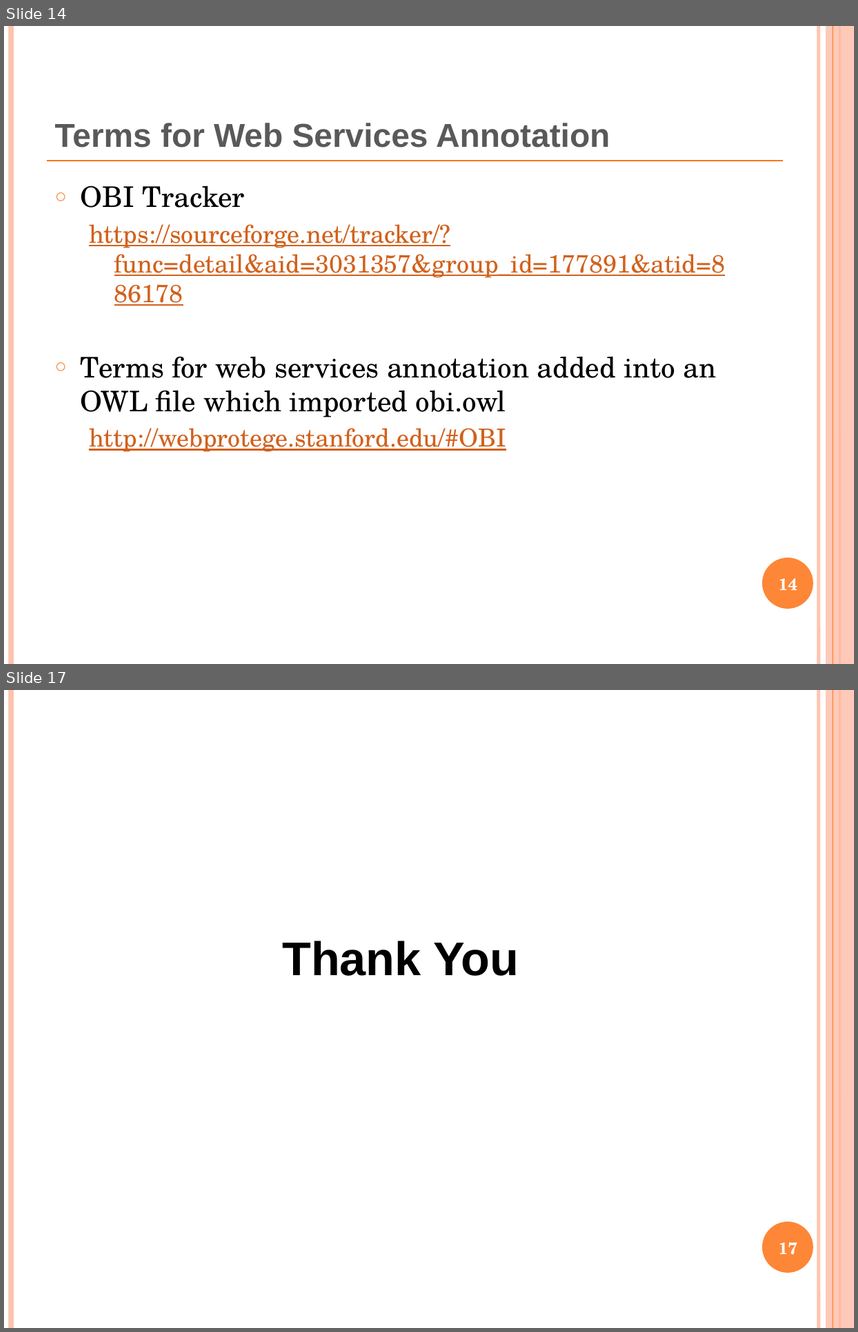
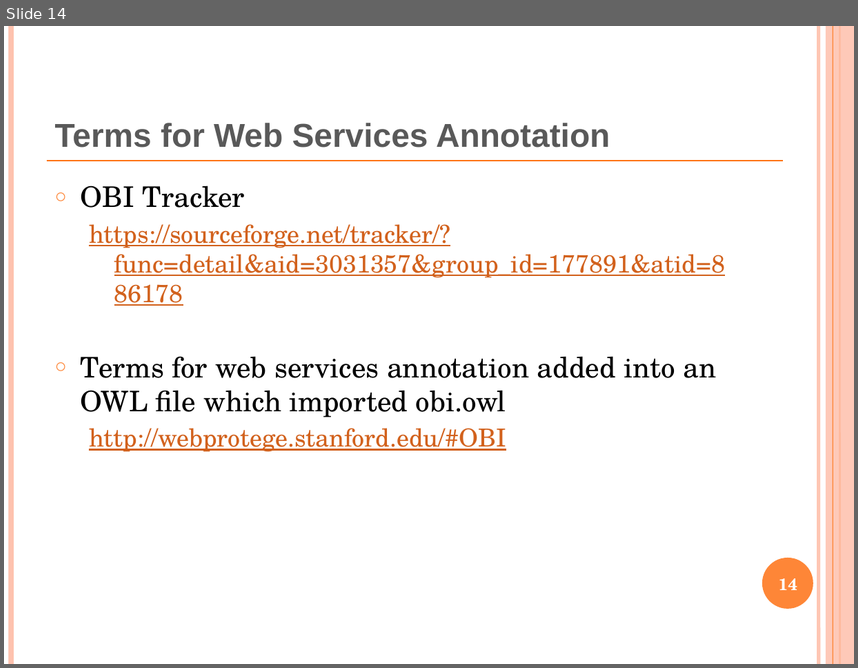
Before and after one commit to obi-ontology/obi-legacy-svn, a slide deck: trunk/docs/presentations/OBI workshop Oct 2011 Philly/WebService.pptx. Shown one above the other, each under a label of ours: slides 14 and 17 before the commit, slide 14 after it; the slides between them are not shown. The pictures are 858x1332 and 858x668 pixels, drawn with LibreOffice and Linux fonts; fonts in the diff are those of the drawing. Boxes give left, top, right and bottom in pixels: in the first picture for what was removed or moved away, otherwise in the second. Text is boxed around its words. In the diff, an @@ line names an element or a change of style, - is before the commit and + after.

```diff
--- a/trunk/docs/presentations/OBI workshop Oct 2011 Philly/WebService.pptx
+++ b/trunk/docs/presentations/OBI workshop Oct 2011 Philly/WebService.pptx
@@ slide 17 removed at (4,690,854,1328), background #FFFFFF; not listed: 6 template elements that a slide beside it also shows @@
@@ title removed at (282,940,519,976) @@
-Thank You
@@ page number removed at (779,1242,798,1254) @@
-17
```
Also in this commit, not shown: 4 slides changed, 1 slide added, 6 other slides removed, 2 other files.
